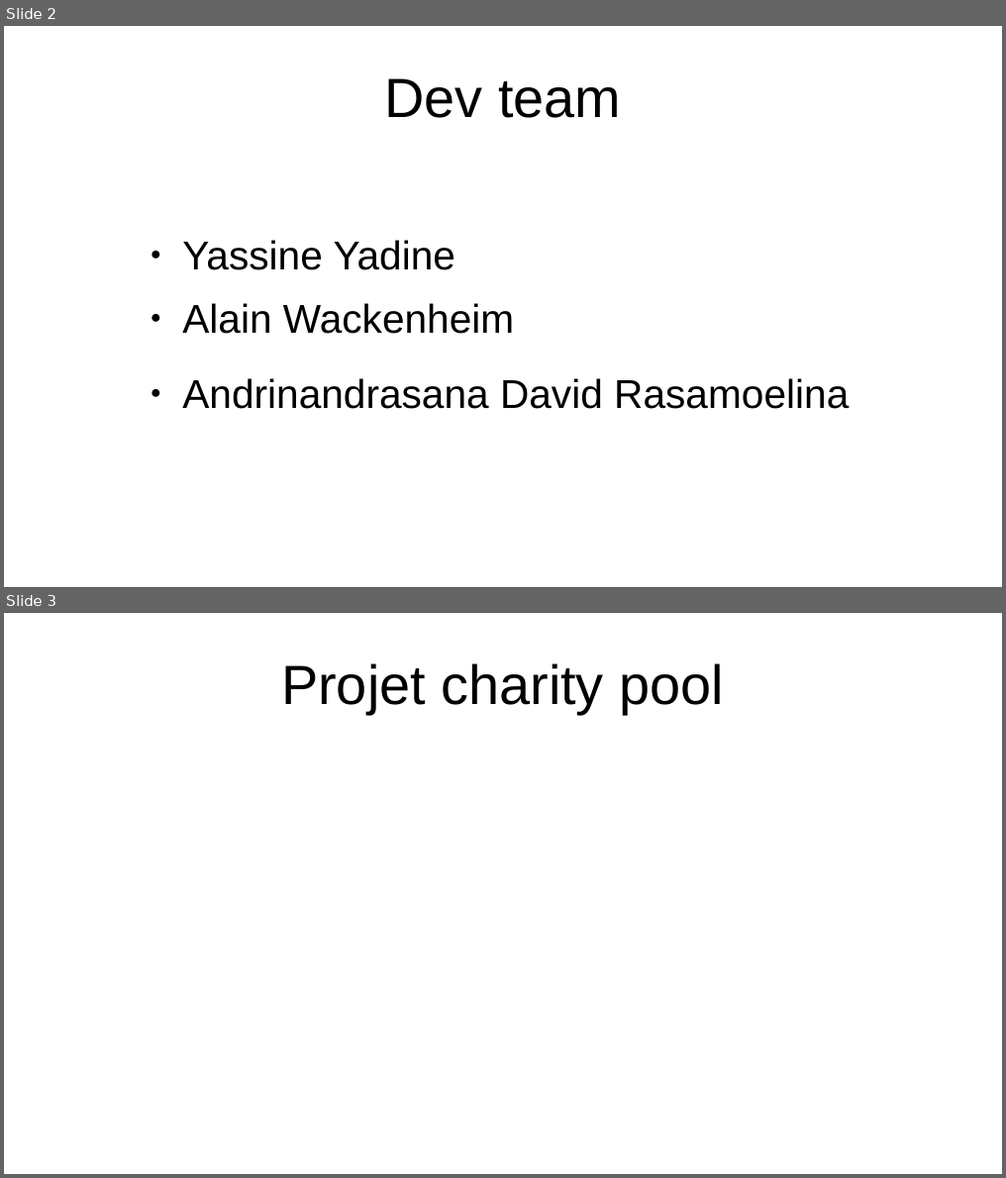
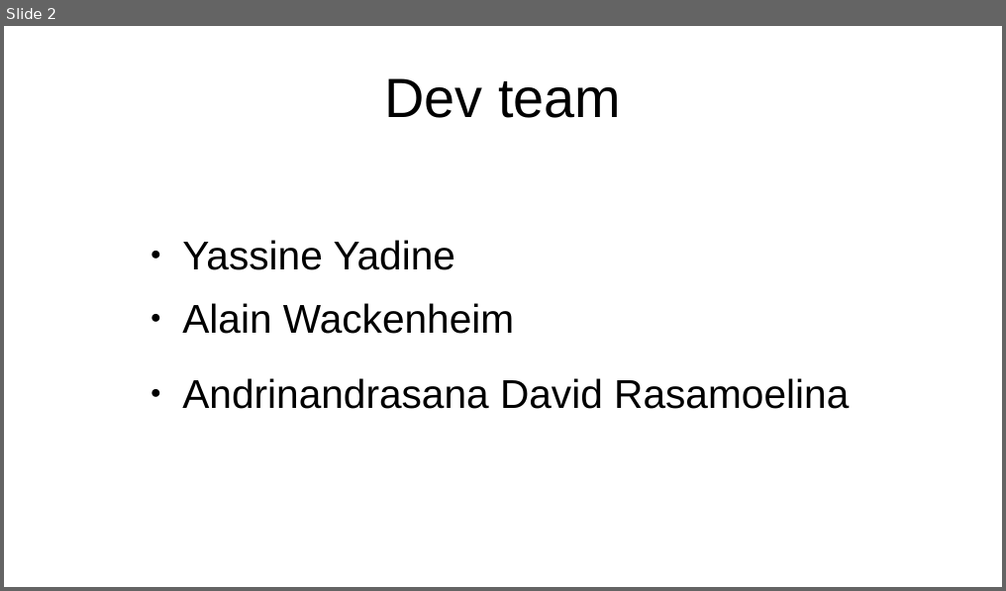
Before and after one commit to Alyra-Turing-cohort/Charity-pool, a slide deck: docs/presentation.pptx. Shown one above the other, each under a label of ours: slides 2 and 3 before the commit, slide 2 after it. The pictures are 1006x1178 and 1006x591 pixels, drawn with LibreOffice and Linux fonts; fonts in the diff are those of the drawing. Boxes give left, top, right and bottom in pixels: in the first picture for what was removed or moved away, otherwise in the second. Text is boxed around its words. In the diff, an @@ line names an element or a change of style, - is before the commit and + after.

```diff
--- a/docs/presentation.pptx
+++ b/docs/presentation.pptx
@@ slide 3 removed at [4,613,1002,1174], background #FFFFFF @@
@@ title removed at [281,663,724,714] @@
-Projet charity pool
```
Also in this commit, not shown: 3 slides changed, 2 slides added, 1 other slide removed, 3 other files.
